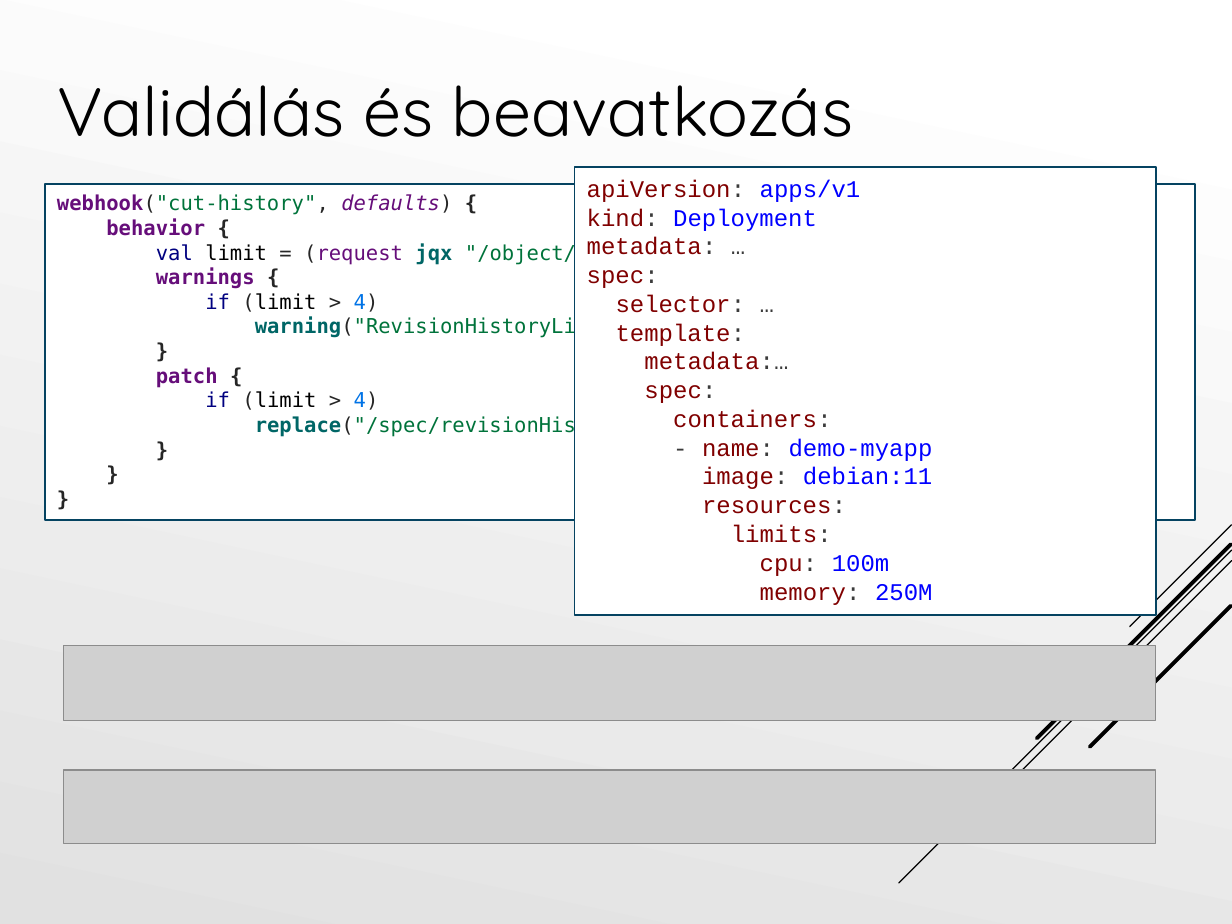
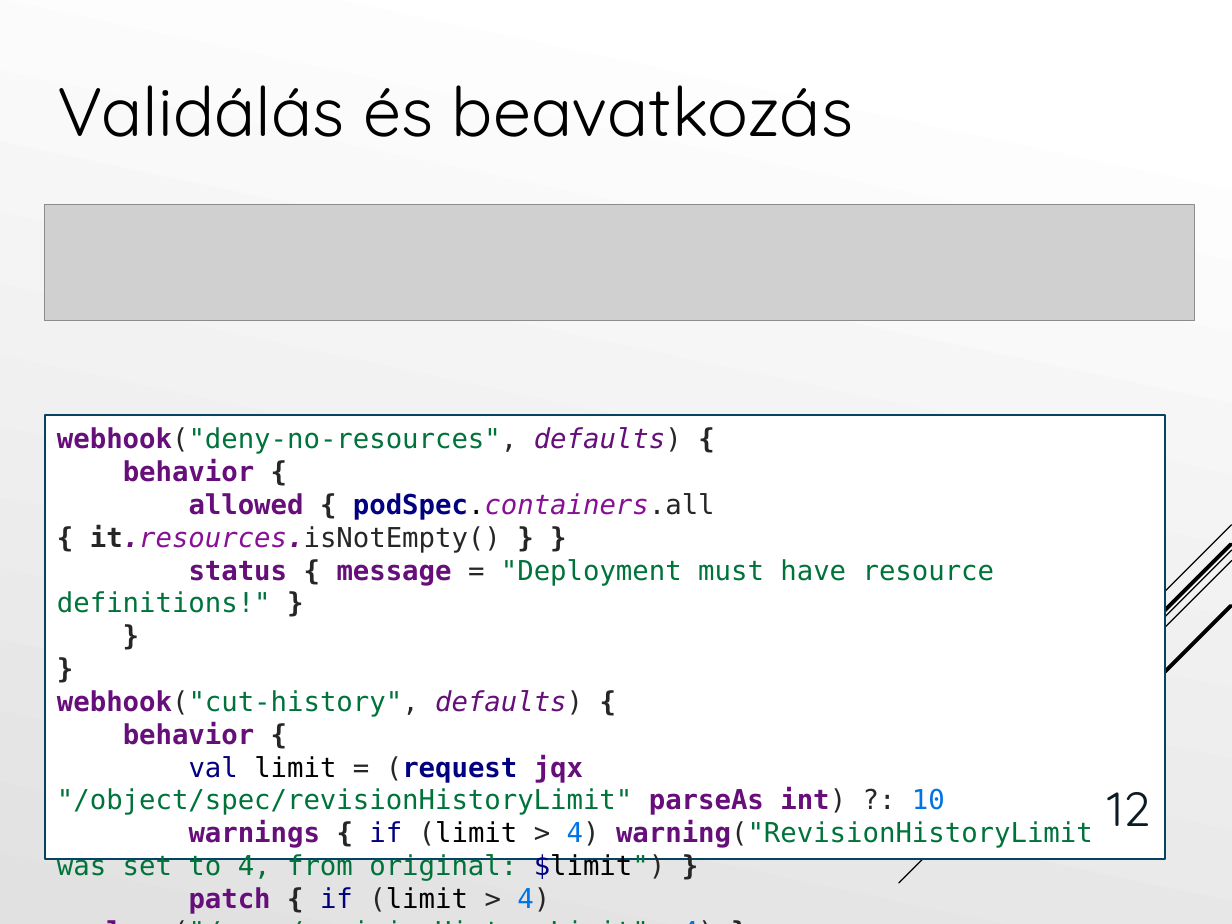
Before and after one commit to Tiegris/KonstrainR, a slide deck: slide 12 of ppt/prezi.pptx (slide 13 before the commit). Drawn at 1232x924 pixels with LibreOffice and Linux fonts; fonts in the diff are those of the drawing; grey boxes stand for pictures. Boxes give left, top, right and bottom in pixels: in the first picture for what was removed or moved away, otherwise in the second. Text is boxed around its words. In the diff, an @@ line names an element or a change of style, - is before the commit and + after.

Commit message:
update ppt

```diff
--- a/ppt/prezi.pptx
+++ b/ppt/prezi.pptx
@@ rectangle removed at (574,168,1156,616) @@
-apiVersion: apps/v1
-kind: Deployment
-metadata: …
-spec:
-selector: …
-template:
-metadata:…
-spec:
-containers:
-- name: demo-myapp
-image: debian:11
-resources:
-limits:
-cpu: 100m
-memory: 250M
@@ picture added at (44,205,1194,320) @@
@@ rectangle "webhook("deny-no-resources", defaults) { behavior { ...": place and size @@
-rectangle "webhook("deny-no-resources", defaults) { behavior { ..." at (44,185,1194,521)
+rectangle "webhook("deny-no-resources", defaults) { behavior { ..." at (44,415,1164,859)
@@ text in rectangle at (57,427,1093,914): text changed; size 12 to 16 pt @@
-webhook("cut-history", defaults) {
-behavior {
-val limit = (request jqx "/object/spec/revisionHistoryLimit" parseAs int) ?: 10
-warnings {
-if (limit > 4)
-warning("RevisionHistoryLimit was set to 4, from original: $limit")
-}
-patch {
-if (limit > 4)
-replace("/spec/revisionHistoryLimit", 4)
-}
-}
-}
+webhook("deny-no-resources", defaults) {
+behavior {
+allowed { podSpec.containers.all { it.resources.isNotEmpty() } }
+status { message = "Deployment must have resource definitions!" }
+}
+}
+webhook("cut-history", defaults) {
+behavior {
+val limit = (request jqx "/object/spec/revisionHistoryLimit" parseAs int) ?: 10
+warnings { if (limit > 4) warning("RevisionHistoryLimit was set to 4, from original: $limit") }
+patch { if (limit > 4) replace("/spec/revisionHistoryLimit", 4) }
+}
+}
@@ picture removed at (64,646,1156,721) @@
@@ picture removed at (64,770,1156,844) @@
@@ page number added at (1107,792,1150,826), 28 pt, text #0D1B25 @@
+12
```
Also in this commit, not shown: 15 other slides changed, 6 slides added, 2 slides removed.
